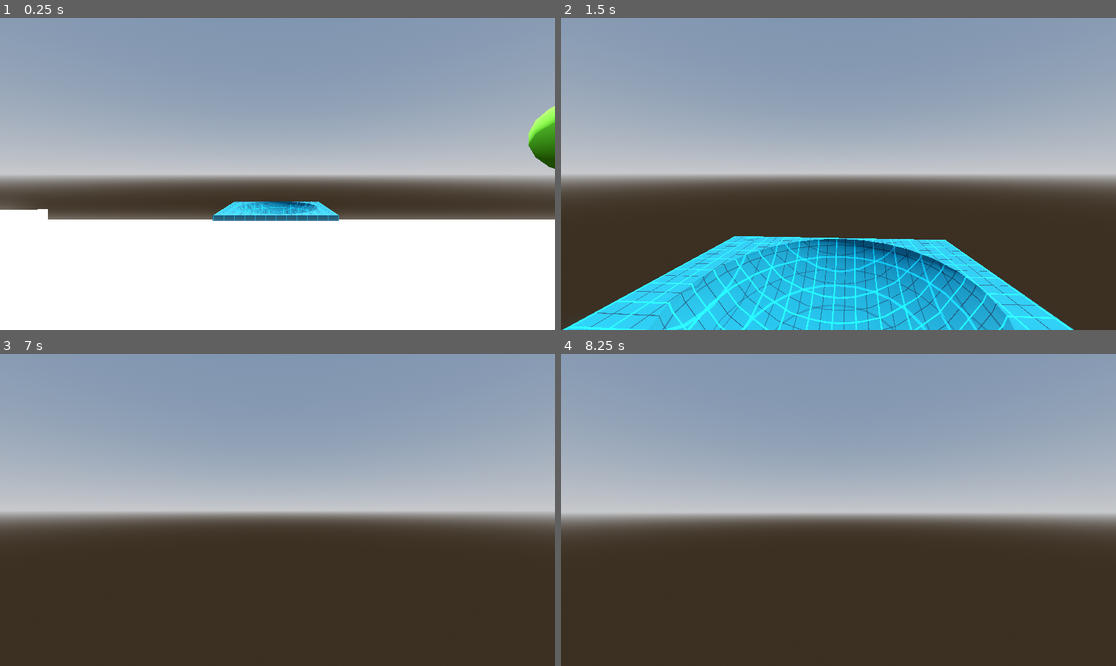
Above: before the commit, frames 1-4 (two rows, left to right).
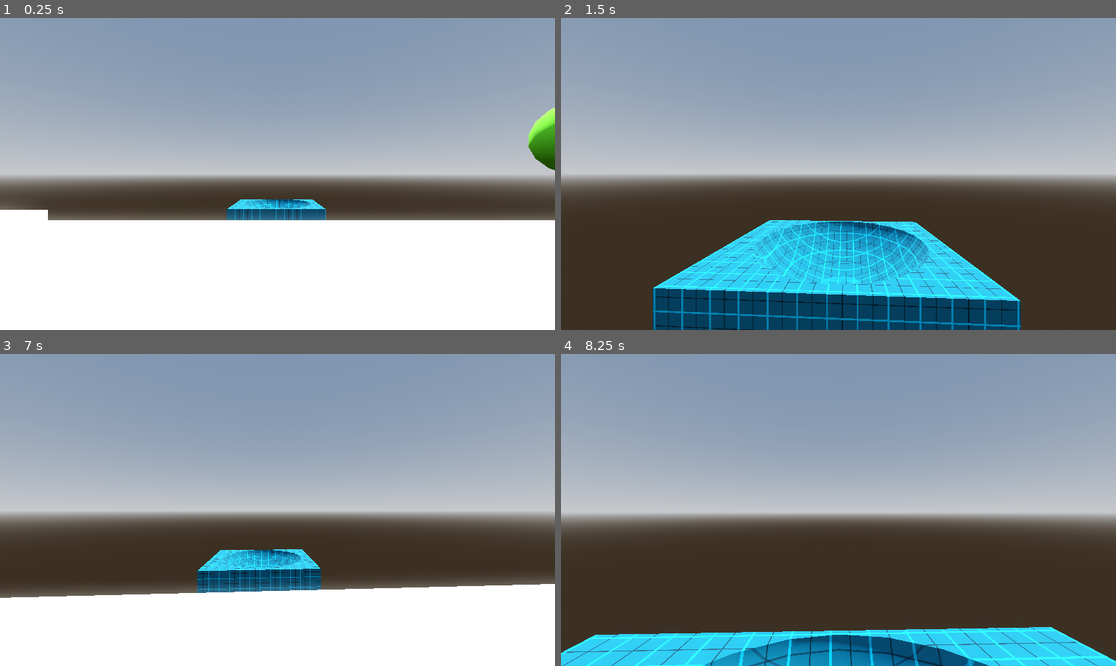
Above: after the commit, the same moments.

Repository: owenbmcc/3D_Game_Template
Game: Godot game, scene res://Scenes/Levels/level_2.tscn
The game is run twice, just before and just after one commit, with the same random seed, the same clock (stepped at 60 frames per second) and the same inputs.
Inputs (mouse positions are in pixels of both pictures, inside the frame that each line leads up to):
- Up to frame 1 (0.25 s): no input
- Up to frame 2 (1.5 s): move the mouse to (866, 174) at 0.52 s; hold W (move_forward) from 0.53 s (still down); tap Space (jump) at 0.77 s; move the mouse to (810, 174) at 1.27 s
- Up to frame 3 (7 s): tap Space (jump) at 1.52, 3.02, 3.5, 3.77, 4.52, 5, 6.02, 6.5, 6.77 s; move the mouse to (288, 503) at 2.02 s; tap Enter at 2.75, 4.25, 5.75 s; move the mouse to (271, 516) at 2.77 s; move the mouse to (316, 513) at 3.52 s; move the mouse to (233, 506) at 4.27 s; move the mouse to (283, 510) at 5.02 s; move the mouse to (255, 503) at 5.77 s; release W (move_forward) at 5.78 s; hold D (move_right) 5.78-6.53 s; move the mouse to (305, 510) at 6.52 s; hold W (move_forward) from 6.53 s (still down)
- Up to frame 4 (8.25 s): keep holding W (move_forward); move the mouse to (810, 510) at 7.27 s; tap Space (jump) at 7.52 s; move the mouse to (849, 503) at 8.02 s

The runs differ from the first frame. In frame 1, 1.2% of the frame differs, in the area x 6-100%, y 28-66%; in frame 2, 18%; in frame 3, 28%, in the area x 0-100%, y 62-100%; in frame 4, 10%.

Commit message:
adds lighting stuff

Diff:
--- a/Materials/GrayChecker.tres
+++ b/Materials/GrayChecker.tres
@@ -1,9 +1,7 @@
-[gd_resource type="SpatialMaterial" load_steps=2 format=2]
+[gd_resource type="StandardMaterial3D" load_steps=2 format=3 uid="uid://d8ndiexb7kon"]
 
-[ext_resource path="res://Textures/grid_2.png" type="Texture" id=1]
+[ext_resource type="Texture2D" uid="uid://n0ty3eun8l0t" path="res://Textures/grid_2.png" id="1"]
 
 [resource]
-flags_world_triplanar = true
-albedo_texture = ExtResource( 1 )
-uv1_scale = Vector3( 0.5, 0.5, 0.5 )
+albedo_texture = ExtResource("1")
 uv1_triplanar = true
--- a/Materials/GreenGrid.tres
+++ b/Materials/GreenGrid.tres
@@ -1,12 +1,11 @@
-[gd_resource type="SpatialMaterial" load_steps=2 format=2]
+[gd_resource type="StandardMaterial3D" load_steps=2 format=3 uid="uid://chkfp1mmjeiau"]
 
-[ext_resource path="res://Textures/grid_0.png" type="Texture" id=1]
+[ext_resource type="Texture2D" uid="uid://l8b3vt1awuvr" path="res://Textures/grid_0.png" id="1"]
 
 [resource]
-flags_transparent = true
-albedo_color = Color( 0, 1, 0.623529, 1 )
-albedo_texture = ExtResource( 1 )
+albedo_color = Color(0, 1, 0.623529, 1)
+albedo_texture = ExtResource("1")
 metallic = 1.0
 metallic_specular = 0.73
-uv1_scale = Vector3( 0.5, 0.5, 0.5 )
+uv1_scale = Vector3(2, 2, 2)
 uv1_triplanar = true
--- /dev/null
+++ b/Materials/new_material.tres
@@ -0,0 +1,34 @@
+[gd_resource type="StandardMaterial3D" load_steps=7 format=3 uid="uid://01e6apmink3c"]
+
+[sub_resource type="Gradient" id="Gradient_0umoc"]
+offsets = PackedFloat32Array(0.0792952, 0.77533, 1)
+colors = PackedColorArray(0.90041, 0.763392, 0.756519, 1, 0.931034, 0.931034, 0.931034, 1, 1, 1, 1, 1)
+
+[sub_resource type="FastNoiseLite" id="FastNoiseLite_hdugf"]
+noise_type = 2
+frequency = 0.026
+
+[sub_resource type="NoiseTexture2D" id="NoiseTexture2D_gdhej"]
+seamless = true
+color_ramp = SubResource("Gradient_0umoc")
+noise = SubResource("FastNoiseLite_hdugf")
+
+[sub_resource type="Gradient" id="Gradient_fihfl"]
+offsets = PackedFloat32Array(0, 0.581498, 1)
+colors = PackedColorArray(0, 0, 0, 1, 0.211454, 0.211454, 0.211454, 1, 1, 1, 1, 1)
+
+[sub_resource type="FastNoiseLite" id="FastNoiseLite_5eu3g"]
+
+[sub_resource type="NoiseTexture2D" id="NoiseTexture2D_asq10"]
+seamless = true
+color_ramp = SubResource("Gradient_fihfl")
+noise = SubResource("FastNoiseLite_5eu3g")
+
+[resource]
+albedo_color = Color(0.556863, 0.333333, 0.964706, 1)
+albedo_texture = SubResource("NoiseTexture2D_gdhej")
+roughness = 0.3
+emission_enabled = true
+emission = Color(0.34902, 0.00392157, 0.388235, 1)
+emission_energy_multiplier = 3.04
+emission_texture = SubResource("NoiseTexture2D_asq10")
--- a/Scenes/Levels/level_2.tscn
+++ b/Scenes/Levels/level_2.tscn
@@ -1,10 +1,11 @@
-[gd_scene load_steps=16 format=3 uid="uid://bt8tvxl2t44vr"]
+[gd_scene load_steps=18 format=3 uid="uid://bt8tvxl2t44vr"]
 
 [ext_resource type="PackedScene" uid="uid://b0q0bnia378s4" path="res://Scenes/Player.tscn" id="1_3ll4t"]
 [ext_resource type="Material" uid="uid://cx1i646yip0ur" path="res://Materials/BlueGrid.tres" id="2_8gb12"]
 [ext_resource type="PackedScene" uid="uid://dkoap7anasoma" path="res://Scenes/Components/tree.tscn" id="2_jgwqc"]
-[ext_resource type="PackedScene" uid="uid://ywlrbs0vjgkk" path="res://Models/pool.glb" id="4_rh0yb"]
-[ext_resource type="PackedScene" uid="uid://dbou50exiniss" path="res://Models/pigeon.glb" id="5_disa2"]
+[ext_resource type="PackedScene" uid="uid://067ayyb0ddma" path="res://Models/pool.glb" id="4_rh0yb"]
+[ext_resource type="PackedScene" uid="uid://cyhi8fyx0ml8i" path="res://Models/pigeon.glb" id="5_disa2"]
+[ext_resource type="Script" path="res://Scripts/RespawnPlayer.gd" id="6_oe4dr"]
 
 [sub_resource type="ProceduralSkyMaterial" id="ProceduralSkyMaterial_uebuw"]
 sky_horizon_color = Color(0.64625, 0.65575, 0.67075, 1)
@@ -46,6 +47,9 @@
 
 [sub_resource type="ConcavePolygonShape3D" id="ConcavePolygonShape3D_17hdl"]
 data = PackedVector3Array(0, -1, 0, -0.1625, -0.8507, 0.5, 0.4253, -0.8507, 0.309, 0.7236, -0.4472, 0.5257, 0.8506, -0. …(4983 unchanged characters)…
+
+[sub_resource type="BoxShape3D" id="BoxShape3D_6ke1i"]
+size = Vector3(1000, 50, 1000)
 
 [node name="Level 2" type="Node3D"]
 metadata/_edit_lock_ = true
@@ -109,7 +113,7 @@
 transform = Transform3D(1, 0, 0, 0, 1, 0, 0, 0, 1, 7.61672, 0, 0.490496)
 
 [node name="Pool" type="Node3D" parent="."]
-transform = Transform3D(1, 0, 0, 0, 1, 0, 0, 0, 1, -0.0708313, -0.15422, -12.3246)
+transform = Transform3D(1, 0, 0, 0, 1, 0, 0, 0, 1, -0.0708313, -0.283301, -14.9627)
 
 [node name="MeshInstance3D" type="MeshInstance3D" parent="Pool"]
 material_override = ExtResource("2_8gb12")
@@ -121,7 +125,7 @@
 shape = SubResource("ConcavePolygonShape3D_rucyn")
 
 [node name="Player" parent="." instance=ExtResource("1_3ll4t")]
-transform = Transform3D(1, 0, 0, 0, 1, 0, 0, 0, 1, 0, 1.96235, 0)
+transform = Transform3D(1, 0, 0, 0, 1, 0, 0, 0, 1, 2.08165e-12, 2, 2.08165e-12)
 
 [node name="pool" parent="." instance=ExtResource("4_rh0yb")]
 transform = Transform3D(-0.0191102, 0, 0.999817, 0, 1, 0, -0.999817, 0, -0.0191102, -40.2341, -1.47813, -0.707878)
@@ -137,14 +141,29 @@
 [node name="pigeon" parent="." instance=ExtResource("5_disa2")]
 transform = Transform3D(-0.444151, 0, -0.895952, 0, 1, 0, 0.895952, 0, -0.444151, 0.730747, 0.5, 3.78037)
 
+[node name="Collider" parent="pigeon" index="6"]
+visible = false
+
 [node name="StaticBody3D" type="StaticBody3D" parent="pigeon"]
 transform = Transform3D(0.534824, 0, 4.54191e-09, 0, 0.534824, 0, 5.41324e-09, 0, 0.534824, 0, 1.4429, 0.371752)
 
 [node name="CollisionShape3D" type="CollisionShape3D" parent="pigeon/StaticBody3D"]
 shape = SubResource("ConcavePolygonShape3D_17hdl")
 
-[node name="Collider" parent="pigeon" index="7"]
-visible = false
+[node name="PlayerReSpawnPoint" type="Node3D" parent="."]
+transform = Transform3D(1, 0, 0, 0, 1, 0, 0, 0, 1, 2.08165e-12, 2, 2.08165e-12)
+
+[node name="RespawnArea" type="Area3D" parent="." node_paths=PackedStringArray("respawn_point")]
+transform = Transform3D(1, 0, 0, 0, 1, 0, 0, 0, 1, 0, -83.9048, 0)
+collision_layer = 0
+script = ExtResource("6_oe4dr")
+respawn_point = NodePath("../PlayerReSpawnPoint")
+
+[node name="CollisionShape3D" type="CollisionShape3D" parent="RespawnArea"]
+shape = SubResource("BoxShape3D_6ke1i")
+metadata/_edit_lock_ = true
+
+[connection signal="body_entered" from="RespawnArea" to="RespawnArea" method="_on_body_entered"]
 
 [editable path="pool"]
 [editable path="pigeon"]
--- /dev/null
+++ b/Scenes/lighting.tscn
@@ -0,0 +1,107 @@
+[gd_scene load_steps=16 format=3 uid="uid://b4ipqjuecegug"]
+
+[ext_resource type="Texture2D" uid="uid://cl6tc2dio2t42" path="res://Textures/grass/grass01.jpg" id="1_f6pui"]
+[ext_resource type="Texture2D" uid="uid://cn0l6bc5xrsk" path="res://Textures/grass/grass01_h.jpg" id="2_br8bd"]
+[ext_resource type="Material" uid="uid://01e6apmink3c" path="res://Materials/new_material.tres" id="2_pyg83"]
+[ext_resource type="PackedScene" uid="uid://b0q0bnia378s4" path="res://Scenes/Player.tscn" id="3_n15e0"]
+[ext_resource type="Texture2D" uid="uid://ddk7lhdb4e6ql" path="res://Textures/grass/grass01_n.jpg" id="3_nefip"]
+[ext_resource type="PackedScene" uid="uid://cyhi8fyx0ml8i" path="res://Models/pigeon.glb" id="4_iexrg"]
+
+[sub_resource type="ProceduralSkyMaterial" id="ProceduralSkyMaterial_e0uwj"]
+
+[sub_resource type="Sky" id="Sky_76xke"]
+sky_material = SubResource("ProceduralSkyMaterial_e0uwj")
+
+[sub_resource type="Environment" id="Environment_gp4d0"]
+background_mode = 2
+sky = SubResource("Sky_76xke")
+tonemap_mode = 2
+glow_enabled = true
+fog_light_color = Color(0.733333, 0.905882, 0.607843, 1)
+fog_light_energy = 1.31
+fog_sun_scatter = 2.4
+fog_density = 0.0405
+volumetric_fog_density = 0.1096
+
+[sub_resource type="BoxMesh" id="BoxMesh_801t3"]
+size = Vector3(30, 1, 20)
+
+[sub_resource type="StandardMaterial3D" id="StandardMaterial3D_f8kko"]
+albedo_texture = ExtResource("1_f6pui")
+metallic = 1.0
+metallic_specular = 1.0
+emission_enabled = true
+emission = Color(0.266667, 0.00392157, 0.219608, 1)
+emission_energy_multiplier = 0.89
+emission_texture = ExtResource("2_br8bd")
+normal_enabled = true
+normal_texture = ExtResource("3_nefip")
+uv1_scale = Vector3(0.2, 0.2, 0.2)
+uv1_triplanar = true
+
+[sub_resource type="BoxShape3D" id="BoxShape3D_og8hg"]
+size = Vector3(30, 1, 20)
+
+[sub_resource type="CapsuleMesh" id="CapsuleMesh_263ef"]
+
+[sub_resource type="BoxMesh" id="BoxMesh_tna86"]
+
+[sub_resource type="TorusMesh" id="TorusMesh_lif10"]
+
+[node name="Lighting" type="Node3D"]
+
+[node name="DirectionalLight3D" type="DirectionalLight3D" parent="."]
+transform = Transform3D(-0.592909, -0.687362, -0.419514, 0.420752, -0.708627, 0.566406, -0.686605, 0.159316, 0.70936, 0.0485268, 15.8505, 0.0353757)
+shadow_enabled = true
+
+[node name="WorldEnvironment" type="WorldEnvironment" parent="."]
+environment = SubResource("Environment_gp4d0")
+
+[node name="Ground" type="StaticBody3D" parent="."]
+metadata/_edit_lock_ = true
+
+[node name="MeshInstance3D" type="MeshInstance3D" parent="Ground"]
+mesh = SubResource("BoxMesh_801t3")
+surface_material_override/0 = SubResource("StandardMaterial3D_f8kko")
+
+[node name="CollisionShape3D" type="CollisionShape3D" parent="Ground"]
+transform = Transform3D(1, 0, 0, 0, 1, 0, 0, 0, 1, 0.000976562, 0, -0.0461426)
+shape = SubResource("BoxShape3D_og8hg")
+
+[node name="Capsule" type="MeshInstance3D" parent="."]
+transform = Transform3D(1, 0, 0, 0, 1, 0, 0, 0, 1, 0, 1.43892, -2.49814)
+mesh = SubResource("CapsuleMesh_263ef")
+surface_material_override/0 = ExtResource("2_pyg83")
+
+[node name="Box" type="MeshInstance3D" parent="."]
+transform = Transform3D(0.345429, 6.11134e-17, 0.938445, -0.492847, 0.850994, 0.181411, -0.798611, -0.525175, 0.293958, 0, 1.91871, 0.421259)
+mesh = SubResource("BoxMesh_tna86")
+surface_material_override/0 = ExtResource("2_pyg83")
+
+[node name="MeshInstance3D" type="MeshInstance3D" parent="."]
+transform = Transform3D(1, 0, 0, 0, 1, 0, 0, 0, 1, 0, 1.52428, -0.855974)
+mesh = SubResource("TorusMesh_lif10")
+skeleton = NodePath("../Capsule")
+
+[node name="Player" parent="." instance=ExtResource("3_n15e0")]
+
+[node name="OmniLight3D" type="OmniLight3D" parent="."]
+transform = Transform3D(1, 0, 0, 0, 1, 0, 0, 0, 1, 0, 2.70044, 0.913117)
+light_color = Color(0, 0.458824, 0.87451, 1)
+
+[node name="OmniLight3D2" type="OmniLight3D" parent="."]
+transform = Transform3D(1, 0, 0, 0, 1, 0, 0, 0, 1, 0, 3.08729, -0.998228)
+light_color = Color(1, 0, 1, 1)
+shadow_enabled = true
+omni_range = 65.418
+
+[node name="SpotLight3D" type="SpotLight3D" parent="."]
+transform = Transform3D(1, 0, 0, 0, -0.491421, 0.870922, 0, -0.870922, -0.491421, 0, 5.79561, -1.94039)
+shadow_enabled = true
+spot_range = 12.8243
+spot_angle = 47.9415
+
+[node name="pigeon" parent="." instance=ExtResource("4_iexrg")]
+transform = Transform3D(0.684725, 0, -0.728801, 0, 1, 0, 0.728801, 0, 0.684725, 4.15764, 0.5, -0.91223)
+
+[editable path="pigeon"]
--- /dev/null
+++ b/Scripts/enemby.gd
@@ -0,0 +1,13 @@
+extends CharacterBody3D
+@onready var nav_agent = $NavigationAgent3D
+@export var speed = 3
+
+func _physics_process(delta):
+	var current_location = global_transform.origin
+	var next_location = nav_agent.get_next_path_position()
+	var new_velocty = (next_location - current_location).normalized() * speed
+	velocity = new_velocty
+	move_and_slide()
+
+func update_target_location(target_location):
+	nav_agent.set_target_position(target_location)
--- /dev/null
+++ b/Scripts/pacman.gd
@@ -0,0 +1,5 @@
+extends Node3D
+@onready var player = $Player
+
+func _physics_process(delta):
+	get_tree().call_group("enemies", "update_target_location", player.global_transform.origin)
--- a/project.godot
+++ b/project.godot
@@ -91,6 +91,10 @@
 "events": []
 }
 
+[layer_names]
+
+3d_physics/layer_1="Player"
+
 [physics]
 
 common/enable_pause_aware_picking=true
Binary file changed: Models/pigeon.glb
Binary file added: Textures/grass/grass01.jpg
Binary file added: Textures/grass/grass01_h.jpg
Binary file added: Textures/grass/grass01_n.jpg
Binary file added: Textures/grass/grass01_s.jpg
Binary file added: Textures/grass/grass02.jpg
Binary file added: Textures/grass/grass02_h.jpg
Binary file added: Textures/grass/grass02_n.jpg
Binary file added: Textures/grass/grass02_s.jpg
Binary file added: Textures/grass/grass03.jpg
Binary file added: Textures/grass/grass03_h.jpg
Binary file added: Textures/grass/grass03_n.jpg
(and 1 more such lines)
